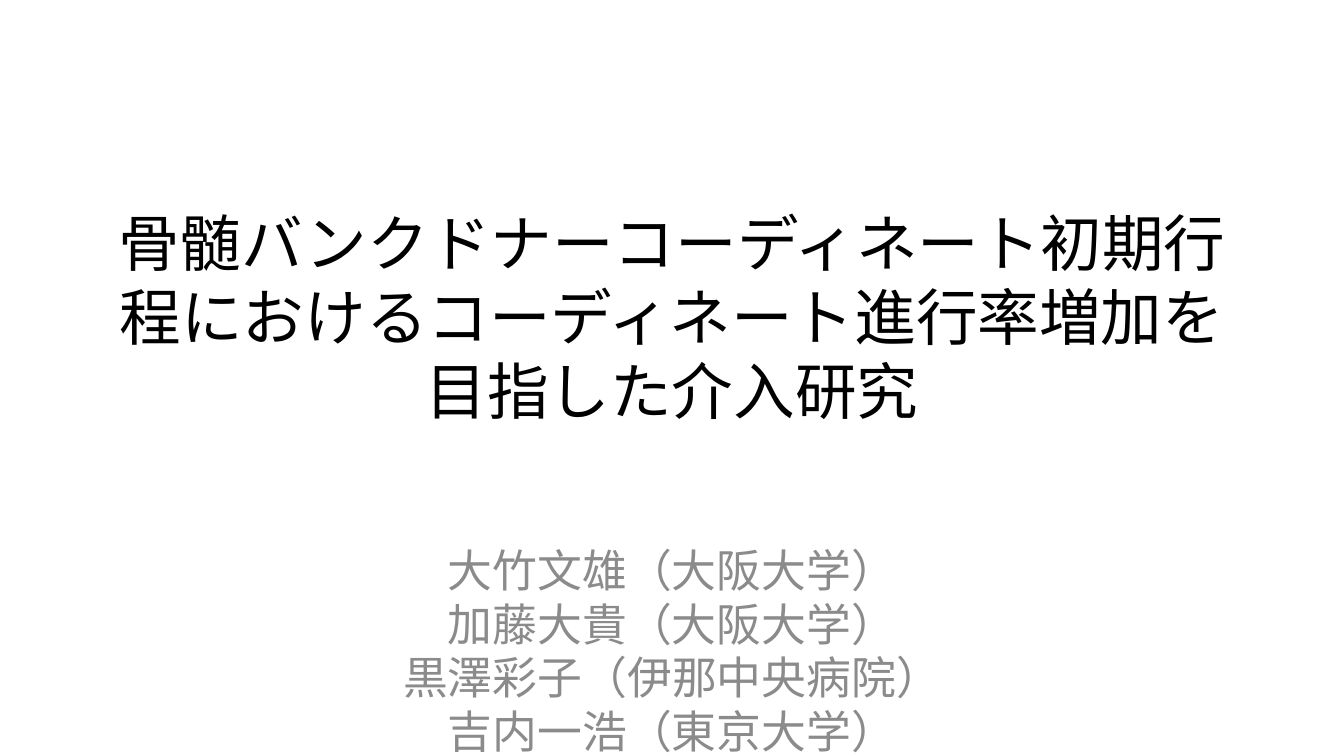
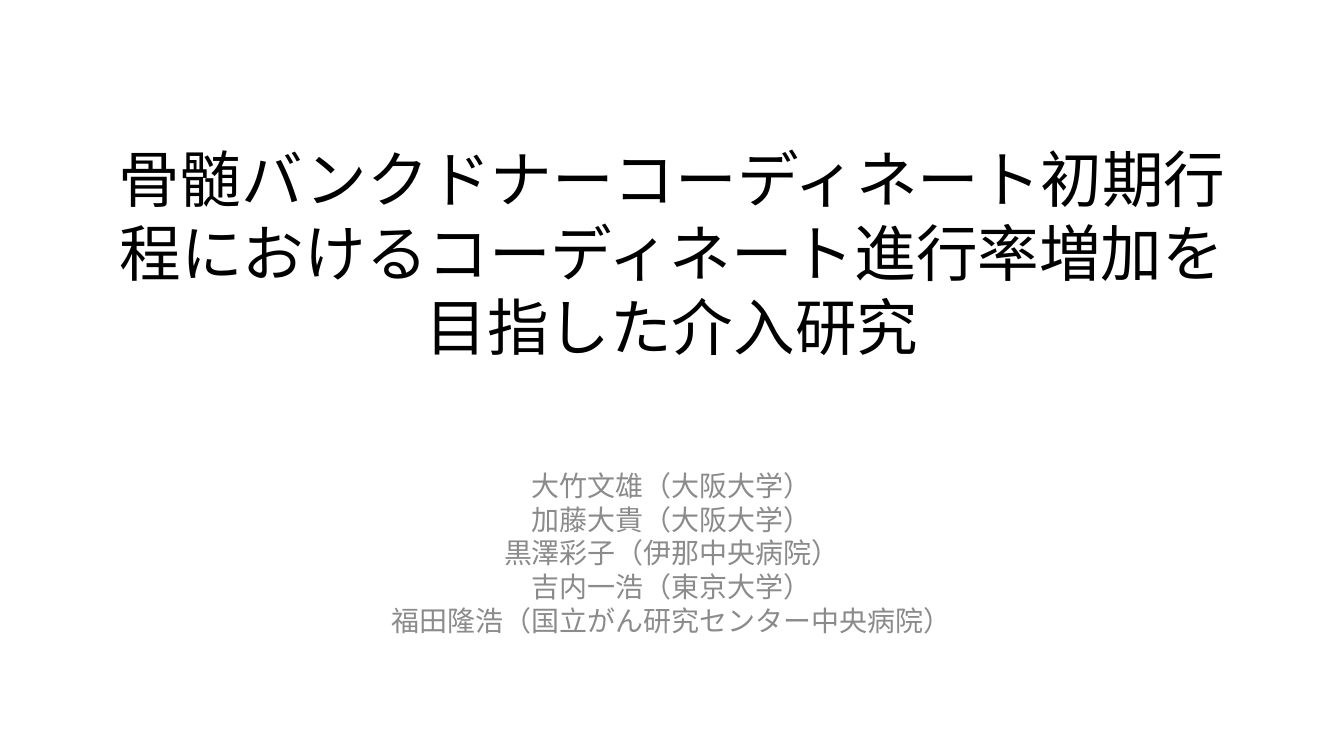
Before and after one commit to JMDP-behavioral-economics/RCT-Nudge, a slide deck: slide 1 of targeting.pptx. Drawn at 1344x756 pixels with LibreOffice and Linux fonts; fonts in the diff are those of the drawing. Boxes give left, top, right and bottom in pixels: in the first picture for what was removed or moved away, otherwise in the second. Text is boxed around its words. In the diff, an @@ line names an element or a change of style, - is before the commit and + after.

```diff
--- a/targeting.pptx
+++ b/targeting.pptx
@@ title "骨髄バンクドナーコーディネート初期行程におけるコーディネート進行率増加を目指した介入研究": place and size @@
-title "骨髄バンクドナーコーディネート初期行程におけるコーディネート進行率増加を目指した介入研究" at [118,213,1225,419]
+title "骨髄バンクドナーコーディネート初期行程におけるコーディネート進行率増加を目指した介入研究" at [118,149,1225,355]
@@ subtitle "大竹文雄（大阪大学） 加藤大貴（大阪大学） 黒澤彩子（伊那中央病院） 吉内一浩（東京大学） 福田隆浩（国立がん研究センタ ..." at [392,472,952,634]: size 24 to 15 pt; less space between paragraphs @@
```
Also in this commit, not shown: 1 other slide changed, 1 slide added, 1 other file.
